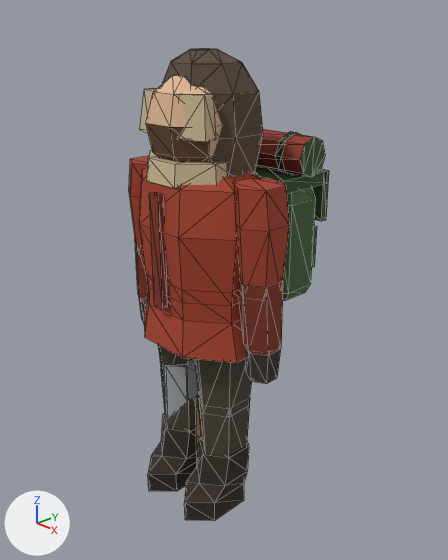
The Blender file survival/blender/player.blend, before and after one commit.
One viewpoint serves both versions: a camera (50 mm lens) standing at (1.662, -1.482, 1.852) and looking at (-0.032, 0.146, 0.907). Lighting does not change. The marker at lower left points along +X, +Y and +Z. The first picture is the older version. Mesh edges are drawn as thin lines.

Objects in the first picture: 'axe', 'player', 'player-pack'.
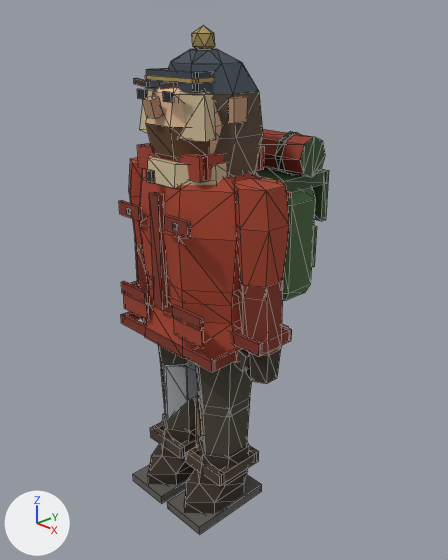
Location of each change, [x1, y1, x2, y2] in pixels of the pictures (448 x 560 px):
'player-details', added
    after: [119, 25, 292, 534]

The change, as a diff of the scene's bpy script:
```diff
--- a/survival/blender/player.blend.py
+++ b/survival/blender/player.blend.py
@@ me_player_details @@
+me_player_details.from_pydata(...)  # 436 vertices, 338 faces; spans x -0.38..0.38, y -0.23..0.21, z 0.0..1.86
+me_player_details.materials.append(mat_player)
@@ ob_player_details @@
+ob_player_details = bpy.data.objects.new('player-details', me_player_details)
+ob_player_details.location = (0.0, 0.0, 0.0)
```
